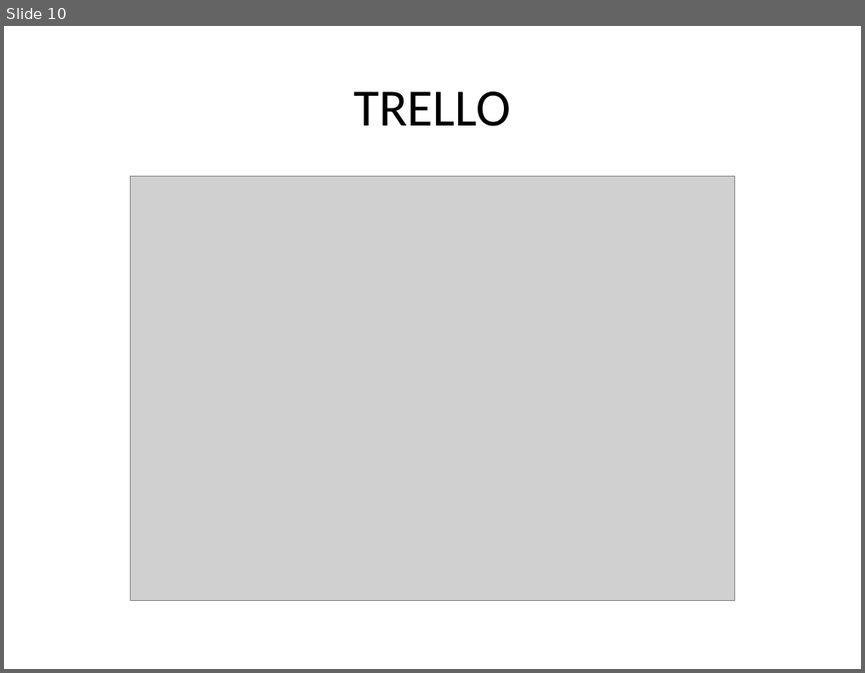
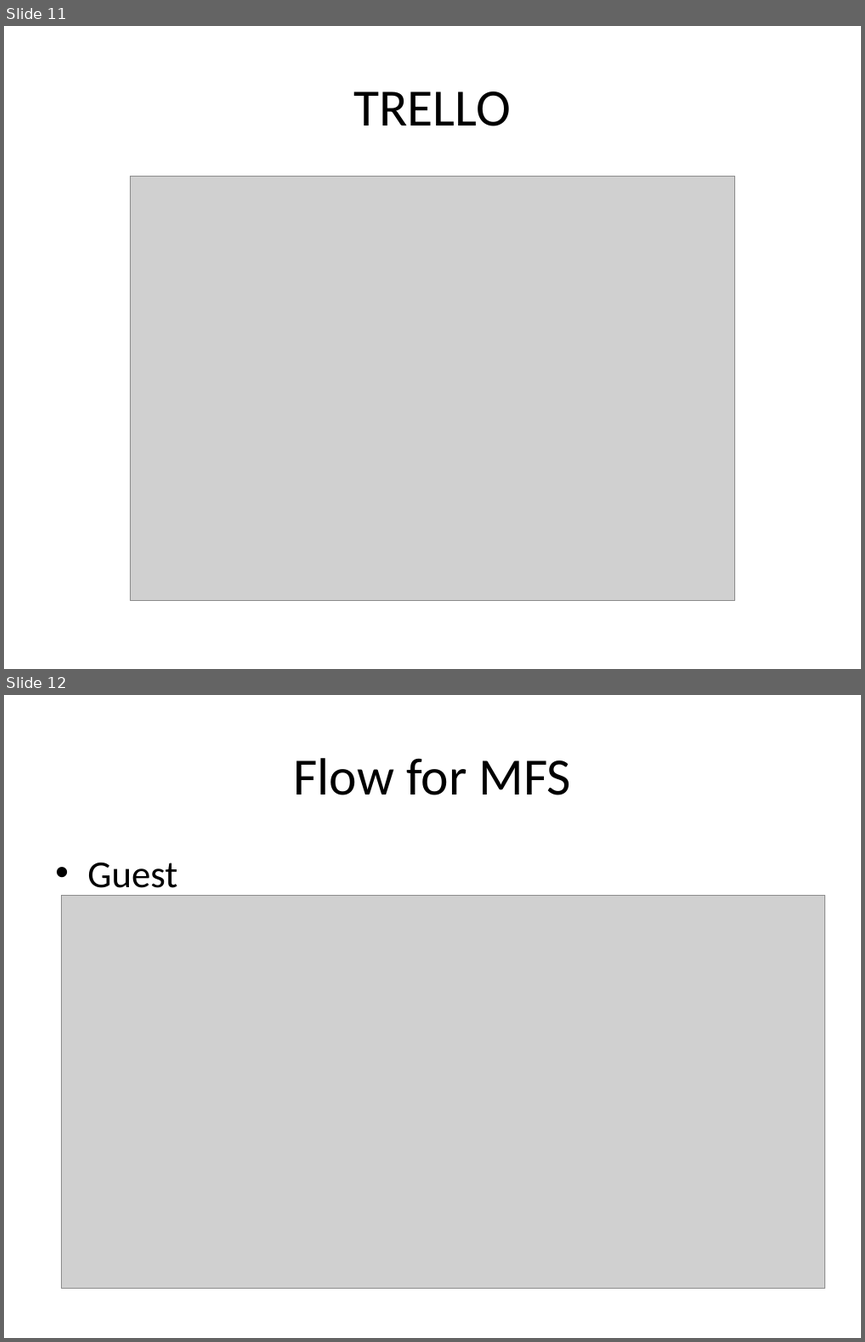
Before and after one commit to HuynhMinhTin/SharingFiles, a slide deck: show/minishearingfile.pptx. Shown one above the other, each under a label of ours: slide 10 before the commit, slides 11 and 12 after it. The pictures are 865x673 and 865x1342 pixels, drawn with LibreOffice and Linux fonts; fonts in the diff are those of the drawing; grey boxes stand for pictures. Boxes give left, top, right and bottom in pixels: in the first picture for what was removed or moved away, otherwise in the second. Text is boxed around its words. In the diff, an @@ line names an element or a change of style, - is before the commit and + after.

```diff
--- a/show/minishearingfile.pptx
+++ b/show/minishearingfile.pptx
@@ slide 12 added at (4, 695, 861, 1338), background #FFFFFF @@
@@ title added at (294, 758, 571, 795), 44 pt, text #000000 @@
+Flow for MFS
@@ text added at (87, 862, 177, 897), 32 pt, text #000000 @@
+• Guest
@@ picture added at (62, 895, 826, 1287) @@
@@ what was slide 10 is now slide 11 @@
```
Also in this commit, not shown: 3 slides changed, 8 other slides added, 2 slides removed, 49 other files.
